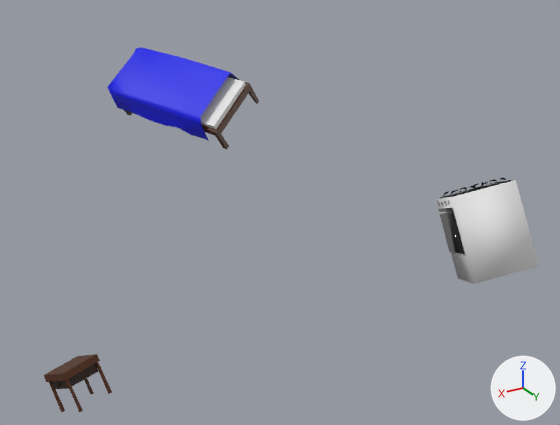
A saved change to the glTF model public/models/threeJsSceneNormalFloating.glb.
Both versions are drawn from a camera (50 mm lens) standing at (17.5, 29.8, 19.5) and looking at (-1.8, -2.2, 3.5). Lighting does not change. The marker at lower right points along +X, +Y and +Z. Where no turn or scale is listed for an object, it has been applied to the vertices.

Script lines for the objects in view, before the commit:
```python
me_cube_016 = bpy.data.meshes.new('Cube.016')
me_cube_016.from_pydata(...)  # 257 vertices, 204 faces; spans x -1.72..1.75, y -1.83..2.63, z -1.4..3.03
# faces by material slot: [17, 4, 28, 139, 16]
me_cube_016.materials.append(mat_blancblanc)  # white #e7e7e7
me_cube_016.materials.append(mat_noirverre)  # black #000000
me_cube_016.materials.append(mat_gris)  # grey #a3a3a3
me_cube_016.materials.append(mat_nwar)  # black #000000
me_cube_016.materials.append(mat_fer)  # white #ffffff
me_cube_018 = bpy.data.meshes.new('Cube.018')
me_cube_018.from_pydata(...)  # 475 vertices, 922 faces; spans x 14.99..17.21, y 13.46..16.02, z -4.27..-2.0
# faces by material slot: [289, 27, 606]
me_cube_018.materials.append(mat_brown_001)  # brown #512805
me_cube_018.materials.append(mat_brown_dark)  # black #2a1502
me_cube_018.materials.append(mat_black)  # black #000000
me_cube_020 = bpy.data.meshes.new('Cube.020')
me_cube_020.from_pydata(...)  # 81 vertices, 122 faces; spans x -4.76..3.28, y -5.5..4.39, z -3.77..1.62
# faces by material slot: [10, 56, 56]
me_cube_020.materials.append(mat_white)  # white #e7e7e7
me_cube_020.materials.append(mat_brown_001)  # brown #512805
me_cube_020.materials.append(mat_blue)  # blue #0009e7
ob_bed = bpy.data.objects.new('Bed', me_cube_020)
ob_bed.location = (-2.36, -16.53, 7.31)
ob_cube_002 = bpy.data.objects.new('Cube.002', me_cube_016)
ob_cube_002.location = (-2.87, 10.59, 6.52)
ob_drawer = bpy.data.objects.new('Drawer', me_cube_018)
ob_drawer.location = (-4.99, -11.07, 4.26)
```
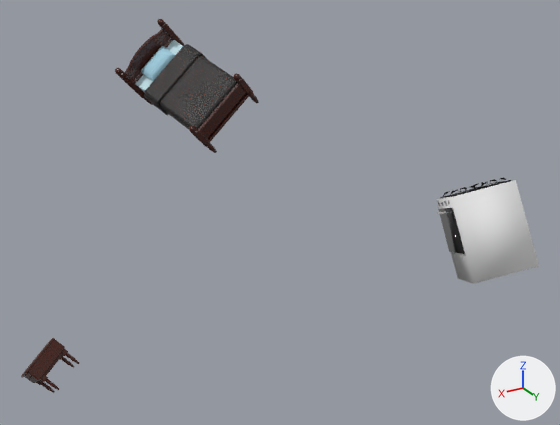
What differs and where, as boxes (x1, y1, x2, y2) in the pictures (560 x 425 px):
'Bed', deleted (blue)
    before: (107, 47, 259, 149)
    faces in mat_blue (blue #0009e7): (107, 47, 239, 141)
    faces in mat_white (white #e7e7e7): (201, 77, 246, 129)
    faces in mat_brown_001 (brown #512805): (124, 82, 259, 149)
'object3', added
    after: (144, 44, 237, 129)
'object4', added
    after: (115, 19, 259, 153)
'Drawer', deleted (brown)
    before: (44, 354, 112, 412)
    faces in mat_brown_001 (brown #512805): (44, 354, 112, 412)
    faces in mat_brown_dark (black #2a1502): (51, 364, 98, 389)
'object3.001', added
    after: (21, 338, 79, 393)
'object2', added (cyan)
    after: (141, 46, 175, 81)
'object1', added
    after: (136, 40, 183, 92)
'object1.001', added
    after: (24, 372, 38, 383)

Patch to the scene script:
```diff
--- a/public/models/threeJsSceneNormalFloating.glb.py
+++ b/public/models/threeJsSceneNormalFloating.glb.py
@@ mat_wood_024 @@
+mat_wood_024 = bpy.data.materials.new('Wood 024')
+# uses the picture img_wood_024_basecolor
+# uses the picture img_wood_024_normal
+# uses the picture img_wood_024_roughness
@@ mat_fabric_037 @@
+mat_fabric_037 = bpy.data.materials.new('fabric 037')
+# uses the picture img_fabric_037_basecolor
+# uses the picture img_fabric_037_normal
+# uses the picture img_fabric_037_roughness
@@ ob_bed @@
-ob_bed = bpy.data.objects.new('Bed', me_cube_020)
@@ ob_drawer @@
-ob_drawer = bpy.data.objects.new('Drawer', me_cube_018)
@@ ob_object4 @@
+ob_object4 = bpy.data.objects.new('object4', me_object4)  # 1017 vertices, 2042 faces; spans x -2.56..5.68, y -3.74..5.01, z -2.64..5.92
+ob_object4.location = (-6.1, -20.28, 4.57)
@@ ob_object3 @@
+ob_object3 = bpy.data.objects.new('object3', me_object3)  # 148 vertices, 292 faces; spans x -1.44..4.08, y -1.57..4.41, z -1.46..4.16
+ob_object3.location = (-6.1, -20.28, 4.57)
@@ ob_object2 @@
+ob_object2 = bpy.data.objects.new('object2', me_object2)  # 46 vertices, 88 faces; spans x 1.56..3.66, y -2.44..-0.94, z 1.82..3.9; in mat_fabric_6 (cyan #a5d2e4)
+ob_object2.location = (-6.1, -20.28, 4.57)
@@ ob_object1 @@
+ob_object1 = bpy.data.objects.new('object1', me_object1)  # 24 vertices, 44 faces; spans x -1.31..4.09, y -2.99..4.27, z -1.33..4.26; in mat_fabric_3 (cyan #cae9f1)
+ob_object1.location = (-6.1, -20.28, 4.57)
@@ ob_object3_001 @@
+ob_object3_001 = bpy.data.objects.new('object3.001', me_object3_001)  # 402 vertices, 800 faces; spans x -0.53..1.56, y -1.56..0.71, z -0.67..1.72
+ob_object3_001.location = (11.42, 3.27, 1.25)
@@ ob_object1_001 @@
+ob_object1_001 = bpy.data.objects.new('object1.001', me_object1_001)  # 20 vertices, 36 faces; spans x 1.157..1.444, y -0.896..0.361, z -0.193..0.886
+ob_object1_001.location = (11.42, 3.27, 1.25)
```
